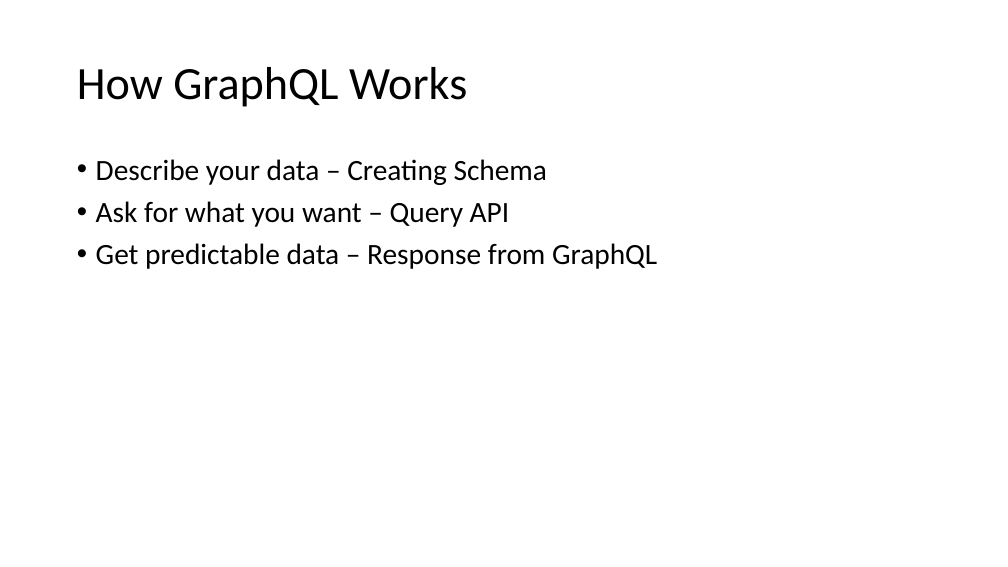
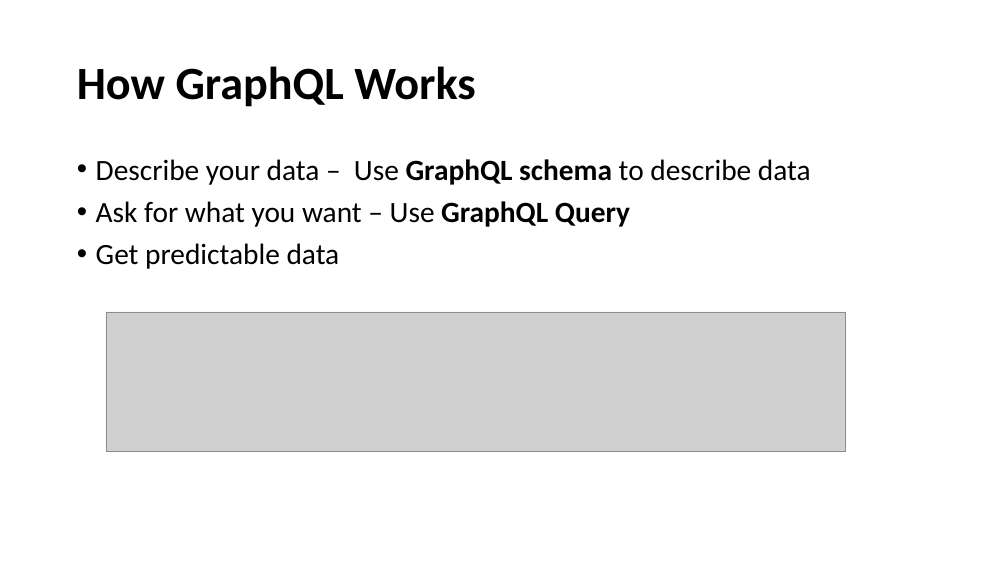
Before and after one commit to arunprabug/graphql-demo, a slide deck: slide 17 of GraphQL-Introduction.pptx (slide 20 before the commit). Drawn at 1008x567 pixels with LibreOffice and Linux fonts; fonts in the diff are those of the drawing; grey boxes stand for pictures. Boxes give left, top, right and bottom in pixels: in the first picture for what was removed or moved away, otherwise in the second. Text is boxed around its words. In the diff, an @@ line names an element or a change of style, - is before the commit and + after.

```diff
--- a/GraphQL-Introduction.pptx
+++ b/GraphQL-Introduction.pptx
@@ title "How GraphQL Works" at [77,66,475,107]: bold on @@
@@ text at [96,159,811,269]: text changed @@
-• Describe your data – Creating Schema
-• Ask for what you want – Query API
-• Get predictable data – Response from GraphQL
+• Describe your data – Use GraphQL schema to describe data
+• Ask for what you want – Use GraphQL Query
+• Get predictable data
@@ picture added at [106,312,845,451] @@
```
Also in this commit, not shown: 20 other slides changed, 23 slides added, 1 slide removed.
